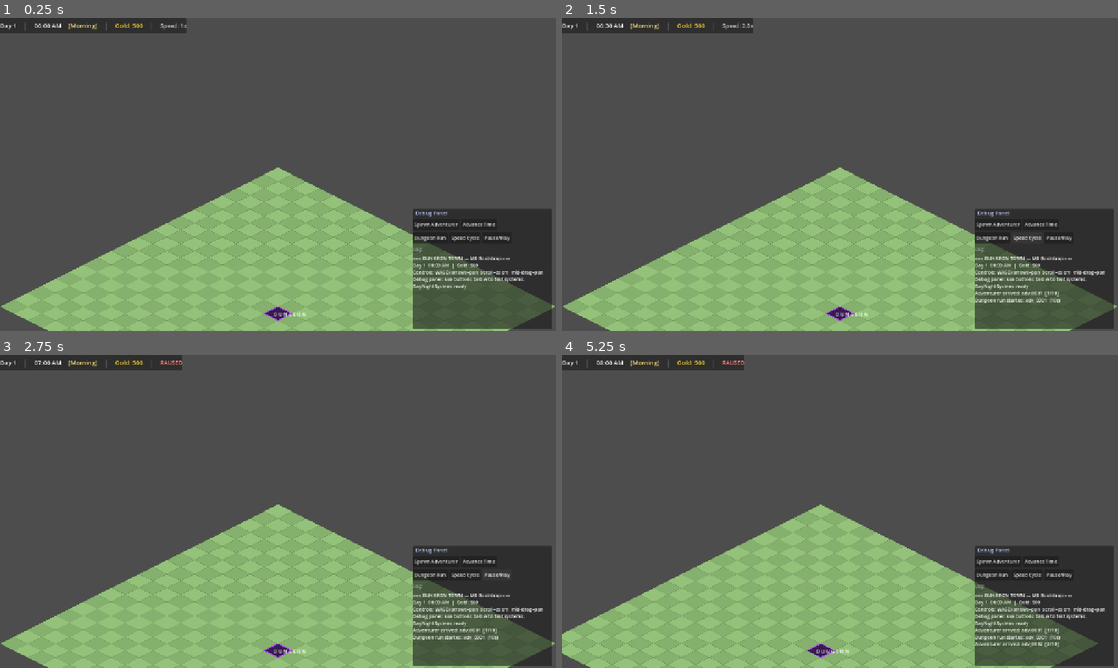
Above: before the commit, frames 1-4 (two rows, left to right).
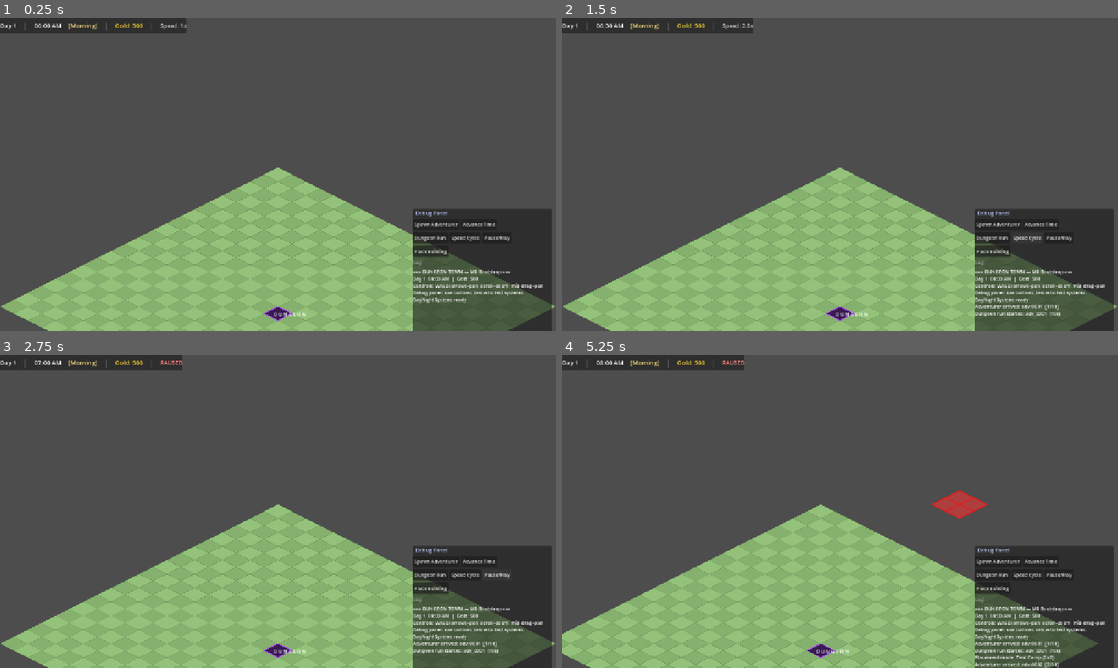
Above: after the commit, the same moments.

Repository: chrisagiddings/dungeon-town
Game: Godot game, scene res://scenes/Main.tscn
Two runs of this game, one before a commit and one after it. Both use one fixed random seed, a clock stepped at 60 frames per second and the inputs below.
Inputs (mouse positions are in pixels of both pictures, inside the frame that each line leads up to):
- Up to frame 1 (0.25 s): no input
- Up to frame 2 (1.5 s): click "Dungeon Run" at 0.5 s; click "Speed Cycle" at 1.25 s
- Up to frame 3 (2.75 s): click "Pause/Play" at 2 s
- Up to frame 4 (5.25 s): click (990, 589) at 2.75 s, where only the run after the commit has a clickable "Place Building"; click "Spawn Adventurer" at 3.5 s; click "Advance Time" at 4.25 s; tap Enter at 5 s; move the mouse to (962, 495) at 5.02 s; hold D from 5.03 s (still down); tap E at 5.1 s; click (962, 495) at 5.17 s

The runs differ from the first frame. In frame 1, 1.4% of the frame differs, in the area x 74-100%, y 72-100%; in frame 2, 1.8%; in frame 3, 1.8%; in frame 4, 2.4%, in the area x 66-100%, y 43-100%.

Commit message:
[#10] Building placement system (grid-snapped)
- BuildingGrid: occupancy map with can_place, reserve, release, get_tiles,
  is_in_bounds; emits EventBus.building_placed on confirm
- BuildingPlacer: placement mode with mouse-follow preview, green/red
  footprint, left-click confirm, right-click/ESC cancel
- BuildingLayer: draws all placed buildings as coloured isometric tiles
  using PlaceholderColors category mapping
- EventBus: added building_placement_started, building_placed,
  building_placement_cancelled signals
- Main.tscn: wired BuildingGrid, BuildingLayer, BuildingPlacer under TownRoot
- DebugPanel: 'Place Building' button triggers lodging_t1 placement mode
- 26 unit tests for BuildingGrid — all passing (96/96 total)

Diff:
--- a/autoload/EventBus.gd
+++ b/autoload/EventBus.gd
@@ -26,5 +26,10 @@
 signal sim_speed_changed(new_speed: float)
 signal sim_paused(is_paused: bool)
 
+# ── Building Placement ────────────────────────────────────────────────────────
+signal building_placement_started(building_data: BuildingData)
+signal building_placed(building_id: String, origin: Vector2i)
+signal building_placement_cancelled()
+
 # ── Debug / UI ───────────────────────────────────────────────────────────────
 signal debug_log_message(message: String)
--- a/scenes/Main.tscn
+++ b/scenes/Main.tscn
@@ -8,6 +8,9 @@
 [ext_resource type="Script" path="res://scripts/DungeonRunStub.gd" id="6"]
 [ext_resource type="Script" path="res://scripts/TopBarUI.gd" id="7"]
 [ext_resource type="Script" path="res://scripts/DebugPanel.gd" id="8"]
+[ext_resource type="Script" path="res://scripts/systems/BuildingGrid.gd" id="9"]
+[ext_resource type="Script" path="res://scripts/systems/BuildingLayer.gd" id="10"]
+[ext_resource type="Script" path="res://scripts/systems/BuildingPlacer.gd" id="11"]
 
 ; ── Root ─────────────────────────────────────────────────────────────────────
 [node name="Main" type="Node2D"]
@@ -18,6 +21,15 @@
 
 [node name="TerrainGrid" type="Node2D" parent="TownRoot"]
 script = ExtResource("3")
+
+[node name="BuildingGrid" type="Node" parent="TownRoot"]
+script = ExtResource("9")
+
+[node name="BuildingLayer" type="Node2D" parent="TownRoot"]
+script = ExtResource("10")
+
+[node name="BuildingPlacer" type="Node2D" parent="TownRoot"]
+script = ExtResource("11")
 
 [node name="DungeonRoot" type="Node2D" parent="."]
 
--- a/scripts/DebugPanel.gd
+++ b/scripts/DebugPanel.gd
@@ -53,9 +53,15 @@
 	var row2 := HBoxContainer.new()
 	row2.add_theme_constant_override("separation", 4)
 	vbox.add_child(row2)
-	_btn(row2, "Dungeon Run",  _on_dungeon_run)
-	_btn(row2, "Speed Cycle",  _on_speed_cycle)
-	_btn(row2, "Pause/Play",   _on_pause_toggle)
+	_btn(row2, "Dungeon Run",    _on_dungeon_run)
+	_btn(row2, "Speed Cycle",    _on_speed_cycle)
+	_btn(row2, "Pause/Play",     _on_pause_toggle)
+
+	# Row 3 buttons
+	var row3 := HBoxContainer.new()
+	row3.add_theme_constant_override("separation", 4)
+	vbox.add_child(row3)
+	_btn(row3, "Place Building", _on_place_building)
 
 	# Log label
 	var log_hdr := Label.new()
@@ -123,6 +129,25 @@
 func _on_pause_toggle() -> void:
 	GameState.set_paused(not GameState.is_paused)
 
+func _on_place_building() -> void:
+	var placer: BuildingPlacer = _find("BuildingPlacer")
+	if not placer:
+		EventBus.debug_log_message.emit("ERROR: BuildingPlacer not found in scene")
+		return
+	if placer.is_placing():
+		placer.exit_placement_mode()
+		return
+	# Use lodging_t1 as the test building
+	var data: BuildingData = DataRegistry.get_building("lodging_t1") as BuildingData
+	if data == null:
+		# Fallback: build a minimal inline stub so the button works before DataRegistry is seeded
+		data = BuildingData.new()
+		data.id           = "lodging_t1"
+		data.display_name = "Tent Camp"
+		data.category     = "hospitality"
+		data.footprint    = Vector2i(2, 2)
+	placer.enter_placement_mode(data)
+
 # ── Log ───────────────────────────────────────────────────────────────────────
 
 func _on_log(message: String) -> void:
--- /dev/null
+++ b/scripts/systems/BuildingGrid.gd
@@ -0,0 +1,87 @@
+extends Node
+class_name BuildingGrid
+## Authoritative occupancy map for the town grid.
+## Tracks which tiles are reserved and by which building.
+## Pure data/logic — no drawing.
+
+# ── State ─────────────────────────────────────────────────────────────────────
+## tile → building_id (fast collision lookup)
+var _occupied: Dictionary = {}
+
+## Ordered list of placements for rendering and save/load
+var _placements: Array[Dictionary] = []
+
+# ── Constants ─────────────────────────────────────────────────────────────────
+const GRID_SIZE: int = 20
+
+# ── Public API ────────────────────────────────────────────────────────────────
+
+func can_place(origin: Vector2i, footprint: Vector2i) -> bool:
+	## Returns true if the footprint fits on the grid with no occupied tiles.
+	if not is_in_bounds(origin, footprint):
+		return false
+	for tile in get_tiles(origin, footprint):
+		if _occupied.has(tile):
+			return false
+	return true
+
+func reserve(origin: Vector2i, footprint: Vector2i, building_id: String, category: String) -> void:
+	## Mark all tiles in the footprint as occupied by building_id.
+	for tile in get_tiles(origin, footprint):
+		_occupied[tile] = building_id
+	_placements.append({
+		"id":       building_id,
+		"origin":   origin,
+		"footprint": footprint,
+		"category": category,
+	})
+	EventBus.building_placed.emit(building_id, origin)
+	EventBus.debug_log_message.emit(
+		"Building placed: %s at %s" % [building_id, origin]
+	)
+
+func release(building_id: String) -> void:
+	## Free all tiles held by building_id.
+	var keys_to_remove: Array = []
+	for tile in _occupied.keys():
+		if _occupied[tile] == building_id:
+			keys_to_remove.append(tile)
+	for tile in keys_to_remove:
+		_occupied.erase(tile)
+	for i in range(_placements.size() - 1, -1, -1):
+		if _placements[i]["id"] == building_id:
+			_placements.remove_at(i)
+
+func is_tile_occupied(tile: Vector2i) -> bool:
+	return _occupied.has(tile)
+
+func get_occupant(tile: Vector2i) -> String:
+	return _occupied.get(tile, "")
+
+func get_placements() -> Array[Dictionary]:
+	return _placements
+
+func get_placement_count() -> int:
+	return _placements.size()
+
+func get_tiles(origin: Vector2i, footprint: Vector2i) -> Array[Vector2i]:
+	## Return all tile coordinates covered by a footprint at origin.
+	var tiles: Array[Vector2i] = []
+	for row in range(footprint.y):
+		for col in range(footprint.x):
+			tiles.append(origin + Vector2i(col, row))
+	return tiles
+
+func is_in_bounds(origin: Vector2i, footprint: Vector2i) -> bool:
+	## True if every tile in the footprint is within the valid grid area.
+	if origin.x < 0 or origin.y < 0:
+		return false
+	if origin.x + footprint.x > GRID_SIZE:
+		return false
+	if origin.y + footprint.y > GRID_SIZE:
+		return false
+	return true
+
+func clear() -> void:
+	_occupied.clear()
+	_placements.clear()
--- /dev/null
+++ b/scripts/systems/BuildingLayer.gd
@@ -0,0 +1,59 @@
+extends Node2D
+class_name BuildingLayer
+## Draws all confirmed placed buildings as coloured isometric footprints.
+## Reads placement data from BuildingGrid and redraws on building_placed signal.
+
+const TILE_W: int = 64
+const TILE_H: int = 32
+const BORDER_COLOR: Color = Color(0.0, 0.0, 0.0, 0.5)
+
+var _grid: BuildingGrid = null
+
+func _ready() -> void:
+	await get_tree().process_frame
+	_grid = get_parent().get_node_or_null("BuildingGrid") as BuildingGrid
+	if _grid == null:
+		push_error("BuildingLayer: BuildingGrid sibling not found")
+		return
+	EventBus.building_placed.connect(_on_building_placed)
+
+func _on_building_placed(_id: String, _origin: Vector2i) -> void:
+	queue_redraw()
+
+func _draw() -> void:
+	if _grid == null:
+		return
+	for placement in _grid.get_placements():
+		var color: Color = PlaceholderColors.get_building_color(placement["category"])
+		_draw_footprint(placement["origin"], placement["footprint"], color)
+
+# ── Drawing ───────────────────────────────────────────────────────────────────
+
+func _draw_footprint(origin: Vector2i, footprint: Vector2i, color: Color) -> void:
+	for row in range(footprint.y):
+		for col in range(footprint.x):
+			var tile := origin + Vector2i(col, row)
+			var center := _iso_to_screen(tile)
+			_draw_iso_tile(center, color)
+
+func _draw_iso_tile(center: Vector2, fill: Color) -> void:
+	var pts := _tile_polygon(center)
+	draw_colored_polygon(pts, fill)
+	draw_polyline(pts, BORDER_COLOR, 1.5)
+
+func _tile_polygon(center: Vector2) -> PackedVector2Array:
+	var hw: float = TILE_W * 0.5
+	var hh: float = TILE_H * 0.5
+	return PackedVector2Array([
+		Vector2(center.x,       center.y - hh),
+		Vector2(center.x + hw,  center.y),
+		Vector2(center.x,       center.y + hh),
+		Vector2(center.x - hw,  center.y),
+		Vector2(center.x,       center.y - hh),
+	])
+
+func _iso_to_screen(tile: Vector2i) -> Vector2:
+	return Vector2(
+		float(tile.x - tile.y) * float(TILE_W) * 0.5,
+		float(tile.x + tile.y) * float(TILE_H) * 0.5
+	)
--- /dev/null
+++ b/scripts/systems/BuildingPlacer.gd
@@ -0,0 +1,132 @@
+extends Node2D
+class_name BuildingPlacer
+## Handles building placement mode: preview, input, confirm, cancel.
+## Enter placement mode by calling enter_placement_mode(building_data).
+## Confirm: left-click on a valid tile.
+## Cancel: right-click or ESC.
+
+# ── Constants ─────────────────────────────────────────────────────────────────
+const TILE_W: int = 64
+const TILE_H: int = 32
+const COLOR_VALID:   Color = Color(0.2, 1.0, 0.3, 0.55)
+const COLOR_INVALID: Color = Color(1.0, 0.2, 0.2, 0.55)
+const COLOR_BORDER_VALID:   Color = Color(0.1, 0.9, 0.2, 0.9)
+const COLOR_BORDER_INVALID: Color = Color(0.9, 0.1, 0.1, 0.9)
+
+# ── State ─────────────────────────────────────────────────────────────────────
+var _active_data: BuildingData = null
+var _preview_origin: Vector2i = Vector2i(-1, -1)
+var _is_valid: bool = false
+var _grid: BuildingGrid = null
+var _terrain: TerrainGrid = null
+
+# ── Lifecycle ─────────────────────────────────────────────────────────────────
+
+func _ready() -> void:
+	await get_tree().process_frame
+	_grid    = get_parent().get_node_or_null("BuildingGrid") as BuildingGrid
+	_terrain = get_parent().get_node_or_null("TerrainGrid")  as TerrainGrid
+	if _grid == null:
+		push_error("BuildingPlacer: BuildingGrid sibling not found")
+	if _terrain == null:
+		push_error("BuildingPlacer: TerrainGrid sibling not found")
+
+func _process(_delta: float) -> void:
+	if not is_placing():
+		return
+	var mouse_world := get_global_mouse_position()
+	var local_pos   := _terrain.to_local(mouse_world)
+	var tile        := _terrain.screen_to_iso(local_pos)
+	if tile != _preview_origin:
+		_preview_origin = tile
+		_is_valid = _grid.can_place(_preview_origin, _active_data.footprint)
+		queue_redraw()
+
+func _unhandled_input(event: InputEvent) -> void:
+	if not is_placing():
+		return
+
+	if event is InputEventMouseButton:
+		var mb := event as InputEventMouseButton
+		if not mb.pressed:
+			return
+		if mb.button_index == MOUSE_BUTTON_LEFT and _is_valid:
+			_confirm_placement()
+			get_viewport().set_input_as_handled()
+		elif mb.button_index == MOUSE_BUTTON_RIGHT:
+			_cancel_placement()
+			get_viewport().set_input_as_handled()
+
+	elif event is InputEventKey:
+		var ke := event as InputEventKey
+		if ke.pressed and ke.keycode == KEY_ESCAPE:
+			_cancel_placement()
+			get_viewport().set_input_as_handled()
+
+func _draw() -> void:
+	if not is_placing() or _preview_origin == Vector2i(-1, -1):
+		return
+	var fill   := COLOR_VALID   if _is_valid else COLOR_INVALID
+	var border := COLOR_BORDER_VALID if _is_valid else COLOR_BORDER_INVALID
+	for row in range(_active_data.footprint.y):
+		for col in range(_active_data.footprint.x):
+			var tile    := _preview_origin + Vector2i(col, row)
+			var center  := _iso_to_screen(tile)
+			_draw_iso_tile(center, fill, border)
+
+# ── Public API ────────────────────────────────────────────────────────────────
+
+func enter_placement_mode(data: BuildingData) -> void:
+	_active_data    = data
+	_preview_origin = Vector2i(-1, -1)
+	_is_valid       = false
+	queue_redraw()
+	EventBus.building_placement_started.emit(data)
+	EventBus.debug_log_message.emit(
+		"Placement mode: %s (%dx%d)" % [data.display_name, data.footprint.x, data.footprint.y]
+	)
+
+func exit_placement_mode() -> void:
+	_active_data    = null
+	_preview_origin = Vector2i(-1, -1)
+	_is_valid       = false
+	queue_redraw()
+
+func is_placing() -> bool:
+	return _active_data != null
+
+# ── Internal ──────────────────────────────────────────────────────────────────
+
+func _confirm_placement() -> void:
+	_grid.reserve(_preview_origin, _active_data.footprint, _active_data.id, _active_data.category)
+	EventBus.debug_log_message.emit(
+		"Placed: %s at %s" % [_active_data.display_name, _preview_origin]
+	)
+	exit_placement_mode()
+
+func _cancel_placement() -> void:
+	EventBus.building_placement_cancelled.emit()
+	EventBus.debug_log_message.emit("Placement cancelled")
+	exit_placement_mode()
+
+func _draw_iso_tile(center: Vector2, fill: Color, border: Color) -> void:
+	var pts := _tile_polygon(center)
+	draw_colored_polygon(pts, fill)
+	draw_polyline(pts, border, 2.0)
+
+func _tile_polygon(center: Vector2) -> PackedVector2Array:
+	var hw: float = TILE_W * 0.5
+	var hh: float = TILE_H * 0.5
+	return PackedVector2Array([
+		Vector2(center.x,       center.y - hh),
+		Vector2(center.x + hw,  center.y),
+		Vector2(center.x,       center.y + hh),
+		Vector2(center.x - hw,  center.y),
+		Vector2(center.x,       center.y - hh),
+	])
+
+func _iso_to_screen(tile: Vector2i) -> Vector2:
+	return Vector2(
+		float(tile.x - tile.y) * float(TILE_W) * 0.5,
+		float(tile.x + tile.y) * float(TILE_H) * 0.5
+	)
--- /dev/null
+++ b/tests/unit/test_building_grid.gd
@@ -0,0 +1,142 @@
+extends GutTest
+## Unit tests for BuildingGrid.
+## Instantiates a fresh BuildingGrid per test — pure data/logic, no scene needed.
+
+var _grid: BuildingGrid
+
+func before_each() -> void:
+	_grid = BuildingGrid.new()
+	add_child_autofree(_grid)
+
+# ── get_tiles ─────────────────────────────────────────────────────────────────
+
+func test_get_tiles_1x1() -> void:
+	var tiles := _grid.get_tiles(Vector2i(2, 3), Vector2i(1, 1))
+	assert_eq(tiles.size(), 1)
+	assert_true(tiles.has(Vector2i(2, 3)))
+
+func test_get_tiles_2x2() -> void:
+	var tiles := _grid.get_tiles(Vector2i(0, 0), Vector2i(2, 2))
+	assert_eq(tiles.size(), 4)
+	assert_true(tiles.has(Vector2i(0, 0)))
+	assert_true(tiles.has(Vector2i(1, 0)))
+	assert_true(tiles.has(Vector2i(0, 1)))
+	assert_true(tiles.has(Vector2i(1, 1)))
+
+func test_get_tiles_3x2() -> void:
+	var tiles := _grid.get_tiles(Vector2i(1, 1), Vector2i(3, 2))
+	assert_eq(tiles.size(), 6)
+
+func test_get_tiles_origin_offsets_correctly() -> void:
+	var tiles := _grid.get_tiles(Vector2i(5, 5), Vector2i(2, 2))
+	assert_true(tiles.has(Vector2i(5, 5)))
+	assert_true(tiles.has(Vector2i(6, 5)))
+	assert_true(tiles.has(Vector2i(5, 6)))
+	assert_true(tiles.has(Vector2i(6, 6)))
+
+# ── is_in_bounds ──────────────────────────────────────────────────────────────
+
+func test_in_bounds_valid_placement() -> void:
+	assert_true(_grid.is_in_bounds(Vector2i(0, 0), Vector2i(2, 2)))
+
+func test_in_bounds_at_grid_edge() -> void:
+	assert_true(_grid.is_in_bounds(Vector2i(18, 18), Vector2i(2, 2)))
+
+func test_out_of_bounds_negative_origin() -> void:
+	assert_false(_grid.is_in_bounds(Vector2i(-1, 0), Vector2i(2, 2)))
+
+func test_out_of_bounds_exceeds_grid_x() -> void:
+	assert_false(_grid.is_in_bounds(Vector2i(19, 0), Vector2i(2, 2)))
+
+func test_out_of_bounds_exceeds_grid_y() -> void:
+	assert_false(_grid.is_in_bounds(Vector2i(0, 19), Vector2i(2, 2)))
+
+func test_out_of_bounds_exactly_one_over() -> void:
+	# Grid is 20×20, origin 19 + footprint 2 = 21 — out of bounds
+	assert_false(_grid.is_in_bounds(Vector2i(19, 0), Vector2i(2, 1)))
+
+# ── can_place ─────────────────────────────────────────────────────────────────
+
+func test_can_place_on_empty_grid() -> void:
+	assert_true(_grid.can_place(Vector2i(0, 0), Vector2i(2, 2)))
+
+func test_cannot_place_out_of_bounds() -> void:
+	assert_false(_grid.can_place(Vector2i(19, 19), Vector2i(2, 2)))
+
+func test_cannot_place_on_occupied_tile() -> void:
+	_grid.reserve(Vector2i(0, 0), Vector2i(2, 2), "bldg_a", "civic")
+	assert_false(_grid.can_place(Vector2i(0, 0), Vector2i(2, 2)))
+
+func test_cannot_place_partial_overlap() -> void:
+	_grid.reserve(Vector2i(0, 0), Vector2i(2, 2), "bldg_a", "civic")
+	# Offset by 1 — shares one tile
+	assert_false(_grid.can_place(Vector2i(1, 1), Vector2i(2, 2)))
+
+func test_can_place_adjacent_no_overlap() -> void:
+	_grid.reserve(Vector2i(0, 0), Vector2i(2, 2), "bldg_a", "civic")
+	assert_true(_grid.can_place(Vector2i(2, 0), Vector2i(2, 2)))
+
+# ── reserve ───────────────────────────────────────────────────────────────────
+
+func test_reserve_marks_tiles_occupied() -> void:
+	_grid.reserve(Vector2i(0, 0), Vector2i(2, 2), "bldg_a", "civic")
+	assert_true(_grid.is_tile_occupied(Vector2i(0, 0)))
+	assert_true(_grid.is_tile_occupied(Vector2i(1, 0)))
+	assert_true(_grid.is_tile_occupied(Vector2i(0, 1)))
+	assert_true(_grid.is_tile_occupied(Vector2i(1, 1)))
+
+func test_reserve_records_placement() -> void:
+	_grid.reserve(Vector2i(3, 3), Vector2i(2, 2), "bldg_a", "civic")
+	assert_eq(_grid.get_placement_count(), 1)
+
+func test_reserve_multiple_placements() -> void:
+	_grid.reserve(Vector2i(0, 0), Vector2i(2, 2), "bldg_a", "civic")
+	_grid.reserve(Vector2i(5, 5), Vector2i(2, 2), "bldg_b", "civic")
+	assert_eq(_grid.get_placement_count(), 2)
+
+func test_reserve_emits_building_placed_signal() -> void:
+	watch_signals(EventBus)
+	_grid.reserve(Vector2i(0, 0), Vector2i(2, 2), "bldg_a", "civic")
+	assert_signal_emitted(EventBus, "building_placed")
+
+func test_get_occupant_returns_building_id() -> void:
+	_grid.reserve(Vector2i(0, 0), Vector2i(1, 1), "bldg_a", "civic")
+	assert_eq(_grid.get_occupant(Vector2i(0, 0)), "bldg_a")
+
+func test_unoccupied_tile_returns_empty_string() -> void:
+	assert_eq(_grid.get_occupant(Vector2i(9, 9)), "")
+
+# ── release ───────────────────────────────────────────────────────────────────
+
+func test_release_frees_tiles() -> void:
+	_grid.reserve(Vector2i(0, 0), Vector2i(2, 2), "bldg_a", "civic")
+	_grid.release("bldg_a")
+	assert_false(_grid.is_tile_occupied(Vector2i(0, 0)))
+	assert_false(_grid.is_tile_occupied(Vector2i(1, 1)))
+
+func test_release_removes_placement_record() -> void:
+	_grid.reserve(Vector2i(0, 0), Vector2i(2, 2), "bldg_a", "civic")
+	_grid.release("bldg_a")
+	assert_eq(_grid.get_placement_count(), 0)
+
+func test_release_only_removes_target_building() -> void:
+	_grid.reserve(Vector2i(0, 0), Vector2i(2, 2), "bldg_a", "civic")
+	_grid.reserve(Vector2i(5, 5), Vector2i(2, 2), "bldg_b", "civic")
+	_grid.release("bldg_a")
+	assert_false(_grid.is_tile_occupied(Vector2i(0, 0)))
+	assert_true(_grid.is_tile_occupied(Vector2i(5, 5)))
+	assert_eq(_grid.get_placement_count(), 1)
+
+func test_can_place_again_after_release() -> void:
+	_grid.reserve(Vector2i(0, 0), Vector2i(2, 2), "bldg_a", "civic")
+	_grid.release("bldg_a")
+	assert_true(_grid.can_place(Vector2i(0, 0), Vector2i(2, 2)))
+
+# ── clear ─────────────────────────────────────────────────────────────────────
+
+func test_clear_removes_all_placements() -> void:
+	_grid.reserve(Vector2i(0, 0), Vector2i(2, 2), "bldg_a", "civic")
+	_grid.reserve(Vector2i(5, 5), Vector2i(2, 2), "bldg_b", "civic")
+	_grid.clear()
+	assert_eq(_grid.get_placement_count(), 0)
+	assert_false(_grid.is_tile_occupied(Vector2i(0, 0)))
Not shown: 1 places in scenes/Main.tscn that only renumber resources
